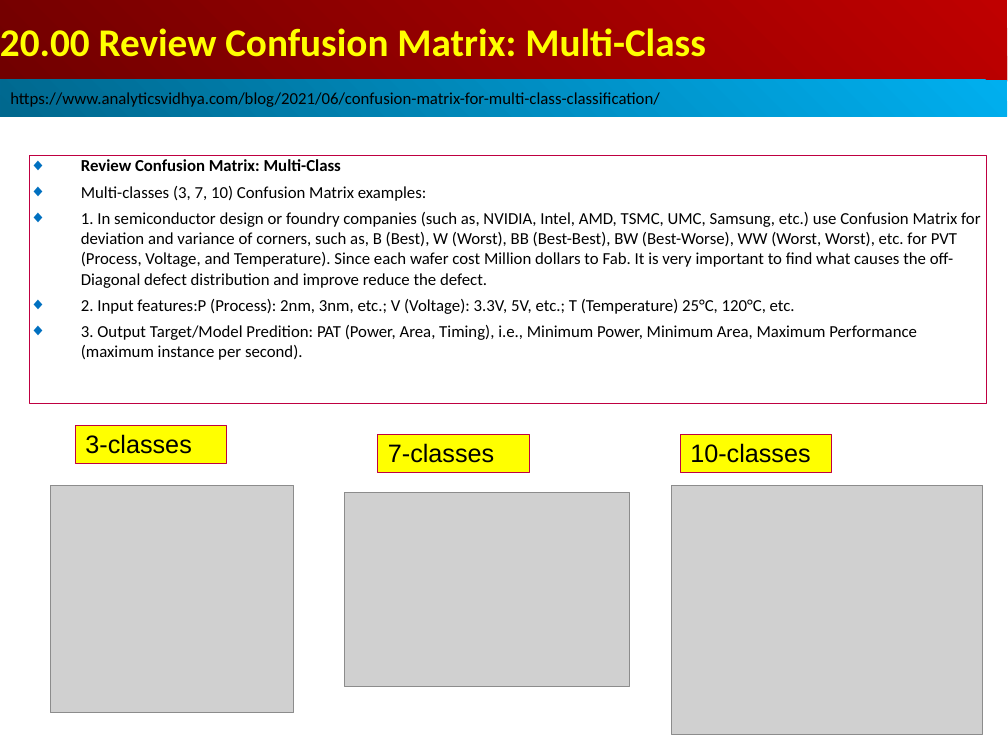
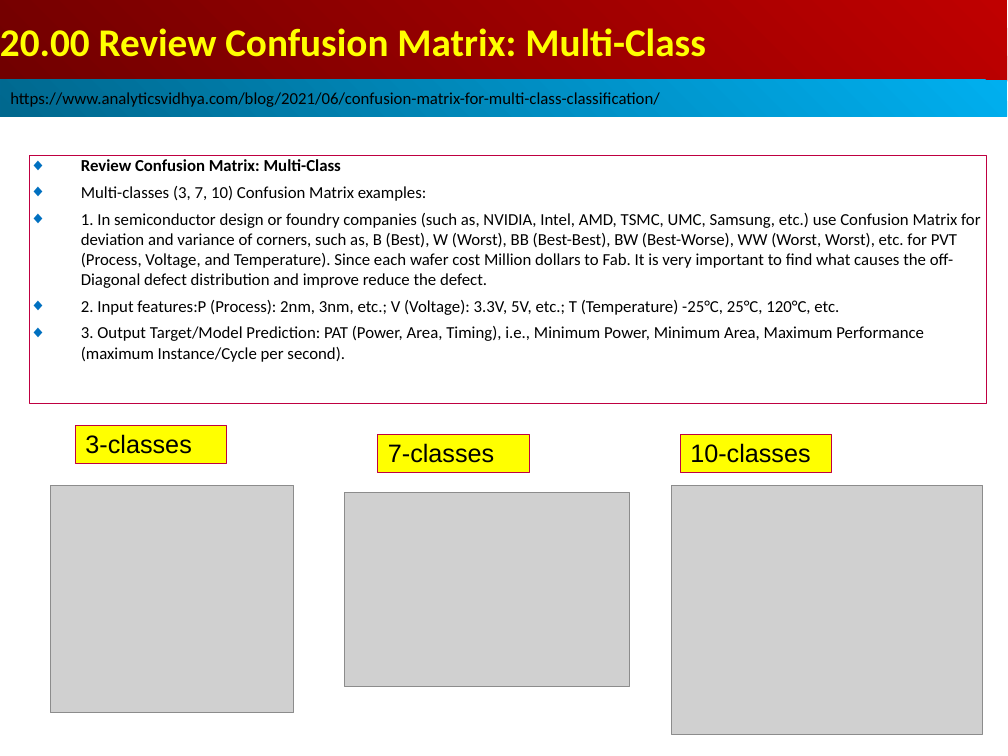
Before and after one commit to peterhchen/AIU_CS512_DL, a slide deck: slide 2 of 000_Lecture_Project/week10/001_Video/20.00_w09_review_CM_MC.ppt. Drawn at 1008x756 pixels with LibreOffice and Linux fonts; fonts in the diff are those of the drawing; grey boxes stand for pictures. Boxes give left, top, right and bottom in pixels: in the first picture for what was removed or moved away, otherwise in the second. Text is boxed around its words. In the diff, an @@ line names an element or a change of style, - is before the commit and + after.

```diff
--- a/000_Lecture_Project/week10/001_Video/20.00_w09_review_CM_MC.ppt
+++ b/000_Lecture_Project/week10/001_Video/20.00_w09_review_CM_MC.ppt
@@ text in rectangle at [81, 300, 924, 362]: text changed @@
-◆ 2. Input features:P (Process): 2nm, 3nm, etc.; V (Voltage): 3.3V, 5V, etc.; T (Temperature) 25°C, 120°C, etc.
-◆ 3. Output Target/Model Predition: PAT (Power, Area, Timing), i.e., Minimum Power, Minimum Area, Maximum Performance (maximum instance per second).
+◆ 2. Input features:P (Process): 2nm, 3nm, etc.; V (Voltage): 3.3V, 5V, etc.; T (Temperature) -25°C, 25°C, 120°C, etc.
+◆ 3. Output Target/Model Prediction: PAT (Power, Area, Timing), i.e., Minimum Power, Minimum Area, Maximum Performance (maximum Instance/Cycle per second).
```
Also in this commit, not shown: 1 other slide changed, 2 other files.
